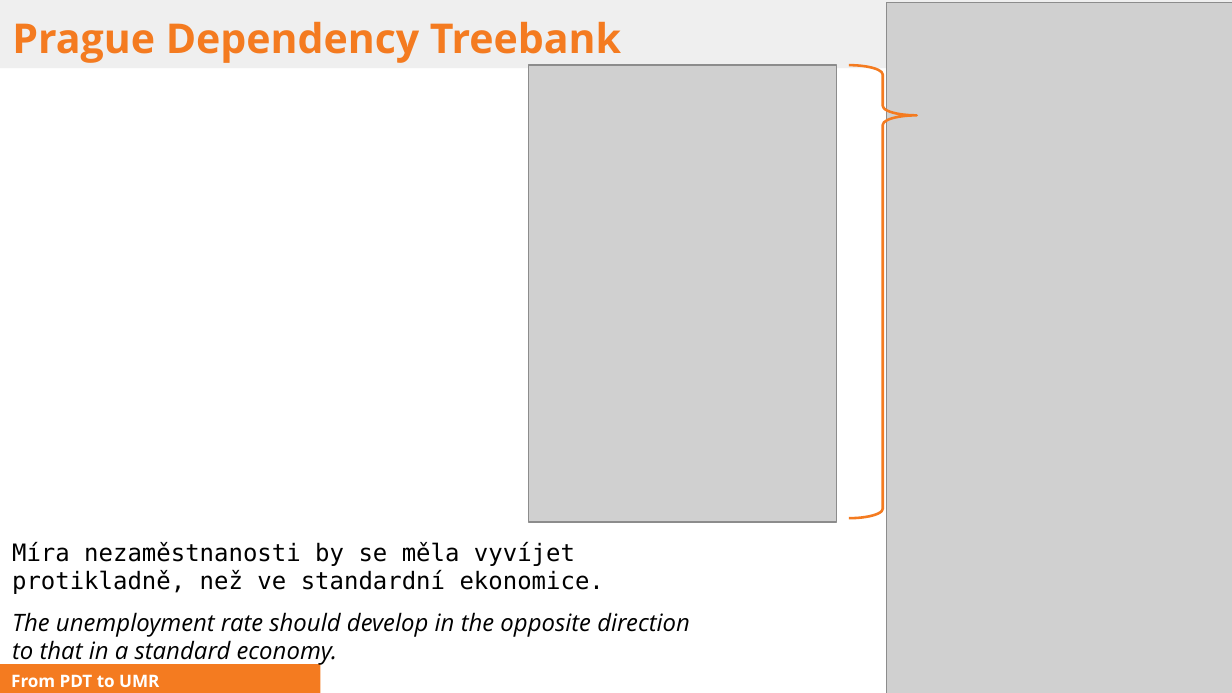
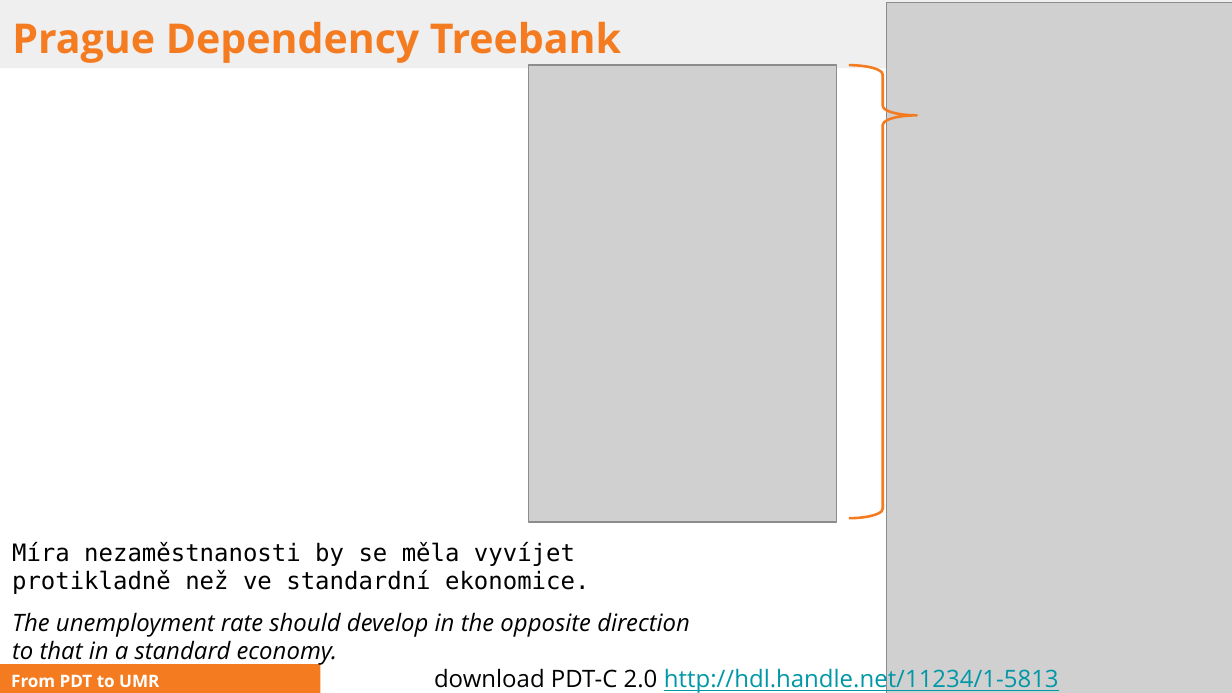
Before and after one commit to ufal/UMR, a slide deck: slide 4 of papers/2025-ITAT-slides.pptx (slide 5 before the commit). Drawn at 1232x693 pixels with LibreOffice and Linux fonts; fonts in the diff are those of the drawing; grey boxes stand for pictures. Boxes give left, top, right and bottom in pixels: in the first picture for what was removed or moved away, otherwise in the second. Text is boxed around its words. In the diff, an @@ line names an element or a change of style, - is before the commit and + after.

```diff
--- a/papers/2025-ITAT-slides.pptx
+++ b/papers/2025-ITAT-slides.pptx
@@ text at box(12, 541, 589, 594): text changed @@
-Míra nezaměstnanosti by se měla vyvíjet protikladně, než ve standardní ekonomice.
+Míra nezaměstnanosti by se měla vyvíjet protikladně než ve standardní ekonomice.
@@ text added at box(434, 665, 1059, 693), 14 pt, text #0097A7, underline @@
+download PDT-C 2.0 http://hdl.handle.net/11234/1-5813
```
Also in this commit, not shown: 9 other slides changed, 1 slide added, 1 other file.
